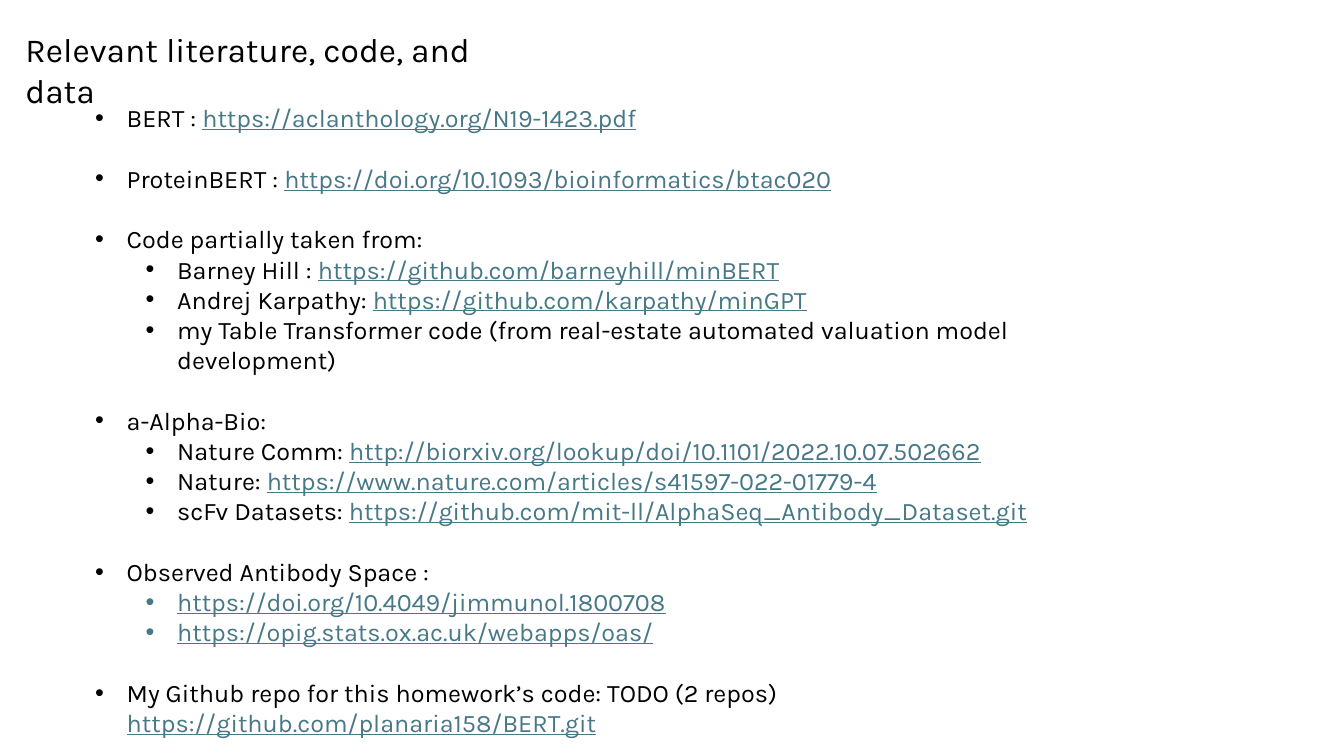
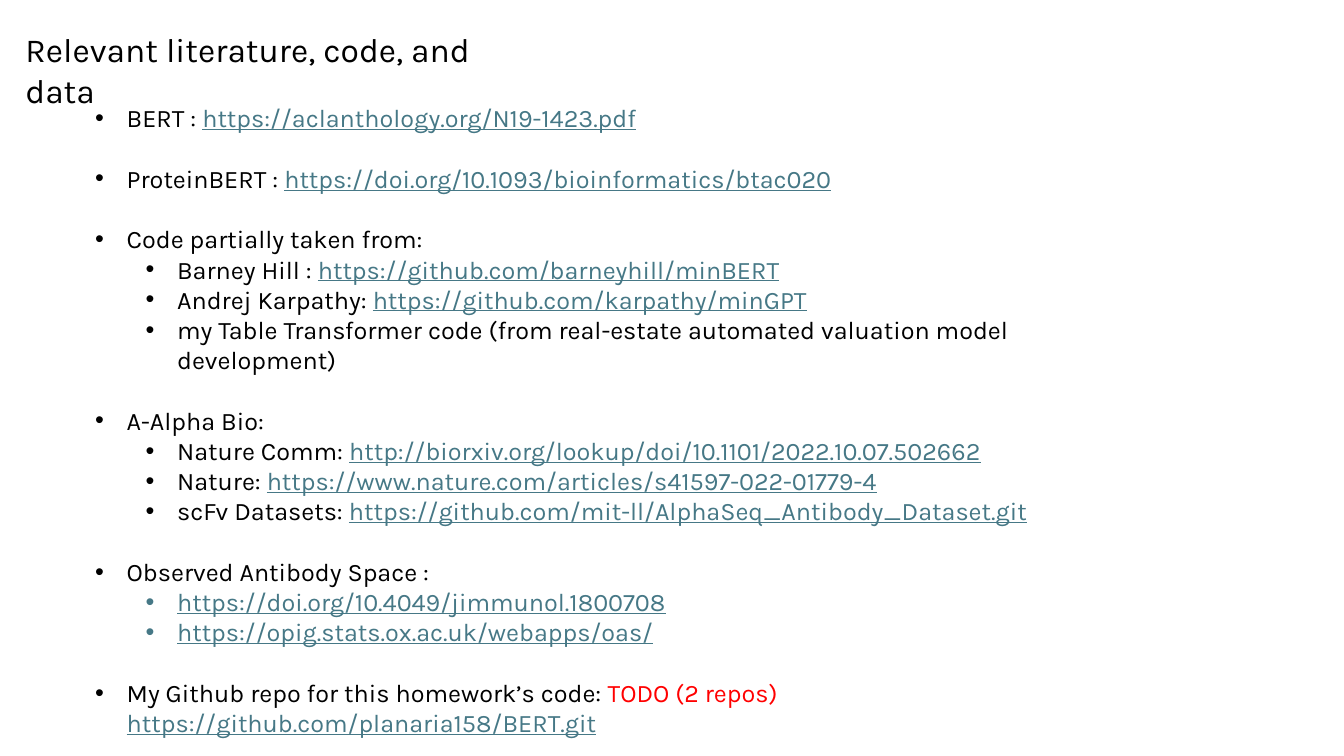
Before and after one commit to planaria158/BERT-antibody-antigen-binding-energy, a slide deck: slide 2 of Homework-aAlphaBio.pptx. Drawn at 1344x756 pixels with LibreOffice and Linux fonts; fonts in the diff are those of the drawing. Boxes give left, top, right and bottom in pixels: in the first picture for what was removed or moved away, otherwise in the second. Text is boxed around its words. In the diff, an @@ line names an element or a change of style, - is before the commit and + after.

```diff
--- a/Homework-aAlphaBio.pptx
+++ b/Homework-aAlphaBio.pptx
@@ text at box(127, 412, 264, 436): text changed @@
-• a-Alpha-Bio:
+• A-Alpha Bio:
@@ text at box(127, 684, 778, 738): text colour #000000 to #FF0000 in "TODO (2 repos)" @@
```
Also in this commit, not shown: 3 other slides changed, 1 slide added, 1 slide removed, 5 other files.
